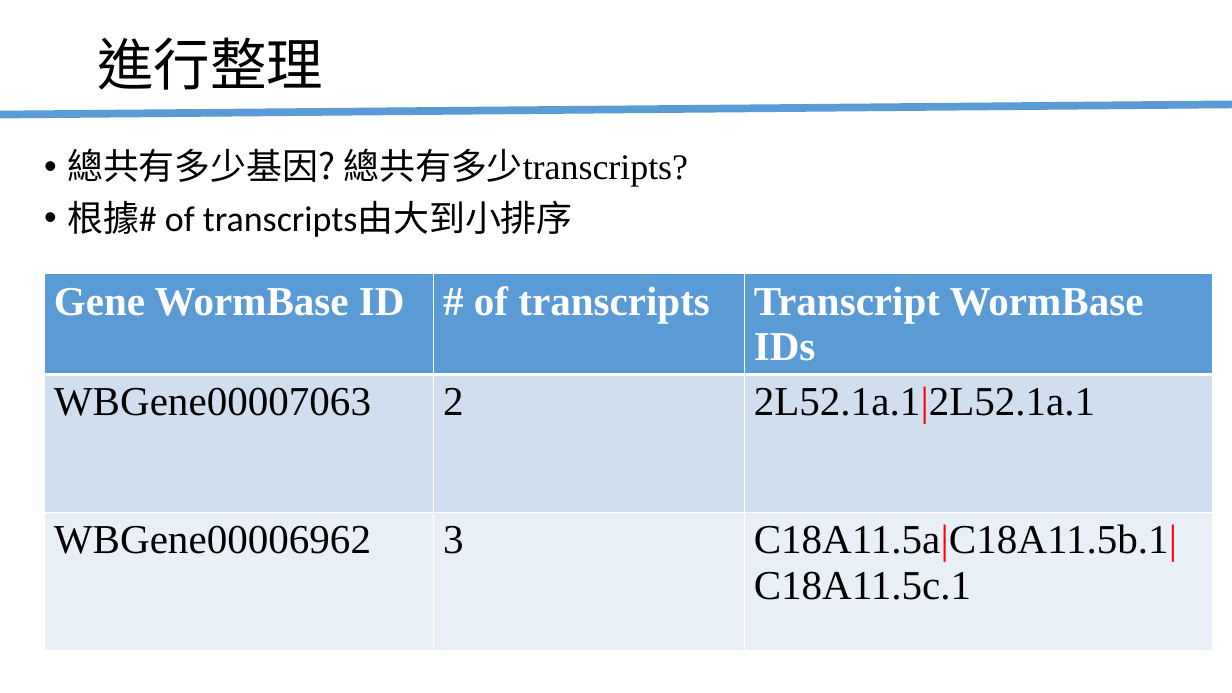
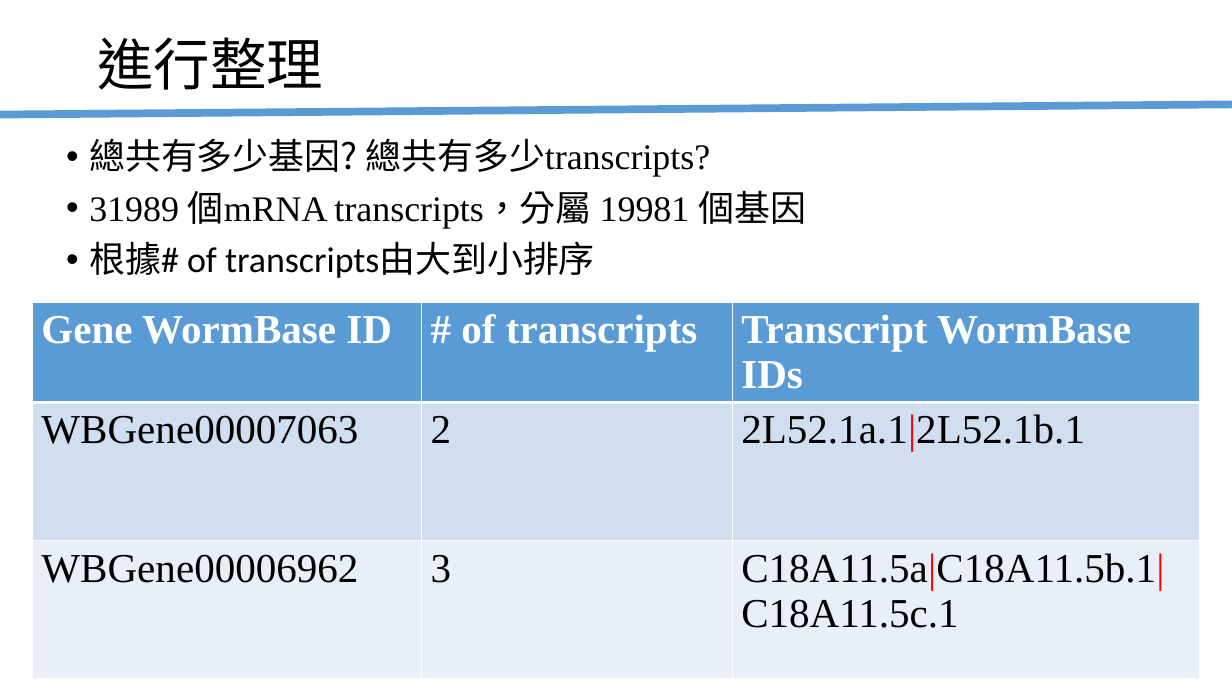
Before and after one commit to RyanCCJ/2022_Lab_Training, a slide deck: slide 6 of Homework/2022年暑期新生訓練成果project.pptx. Drawn at 1232x693 pixels with LibreOffice and Linux fonts; fonts in the diff are those of the drawing. Boxes give left, top, right and bottom in pixels: in the first picture for what was removed or moved away, otherwise in the second. Text is boxed around its words. In the diff, an @@ line names an element or a change of style, - is before the commit and + after.

```diff
--- a/Homework/2022年暑期新生訓練成果project.pptx
+++ b/Homework/2022年暑期新生訓練成果project.pptx
@@ text "總共有多少基因? 總共有多少transcripts?": place and size @@
-text "總共有多少基因? 總共有多少transcripts?" at bbox=[67, 148, 688, 237]
+text "總共有多少基因? 總共有多少transcripts?" at bbox=[89, 138, 806, 278]
@@ text at bbox=[89, 190, 806, 228]: paragraph added @@
+• 31989 個mRNA transcripts，分屬 19981 個基因
@@ table at bbox=[32, 302, 1200, 687] @@
-row 2, column 3: 2L52.1a.1|2L52.1a.1
+row 2, column 3: 2L52.1a.1|2L52.1b.1
@@ table: place and size @@
-table at bbox=[44, 274, 1212, 658]
+table at bbox=[32, 302, 1200, 687]
```
Also in this commit, not shown: 3 other slides changed, 7 slides added.
